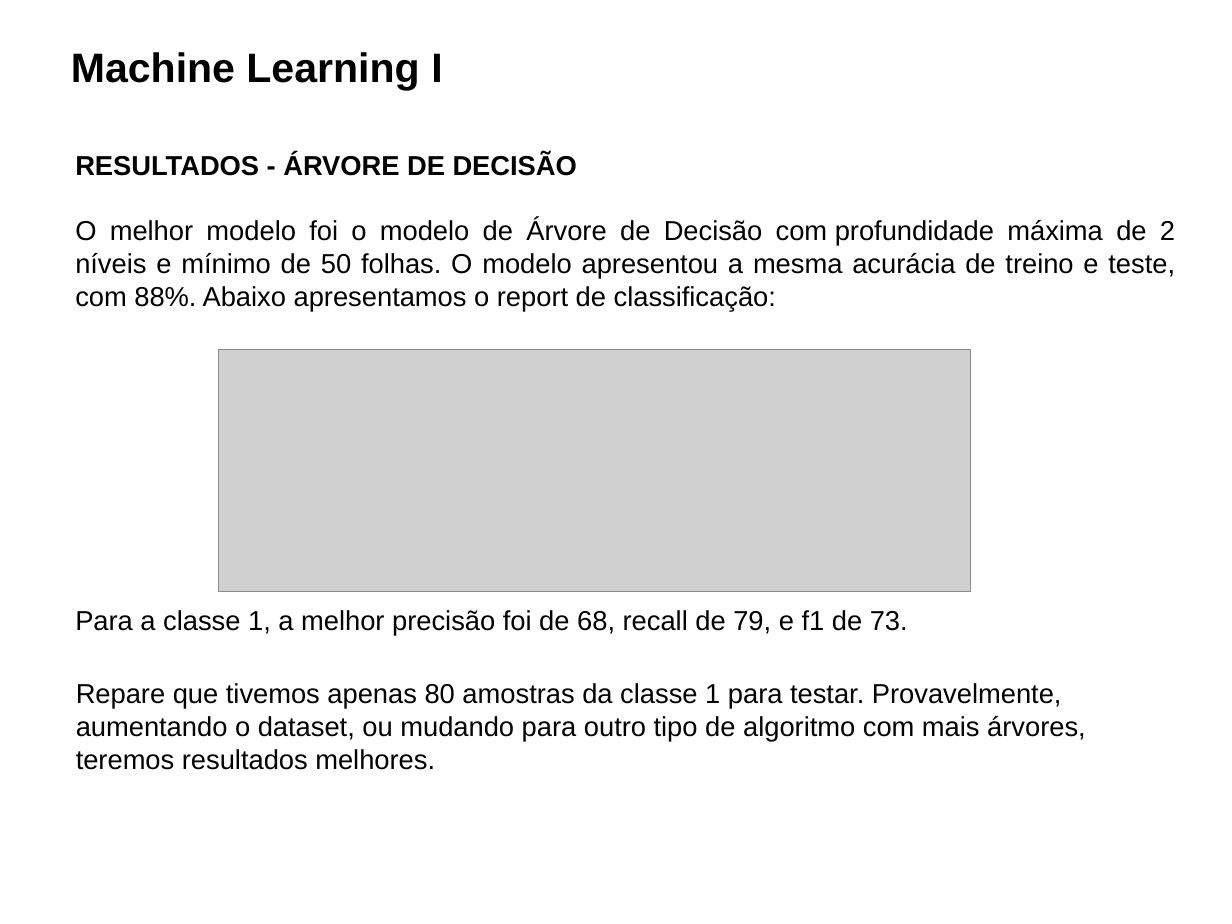
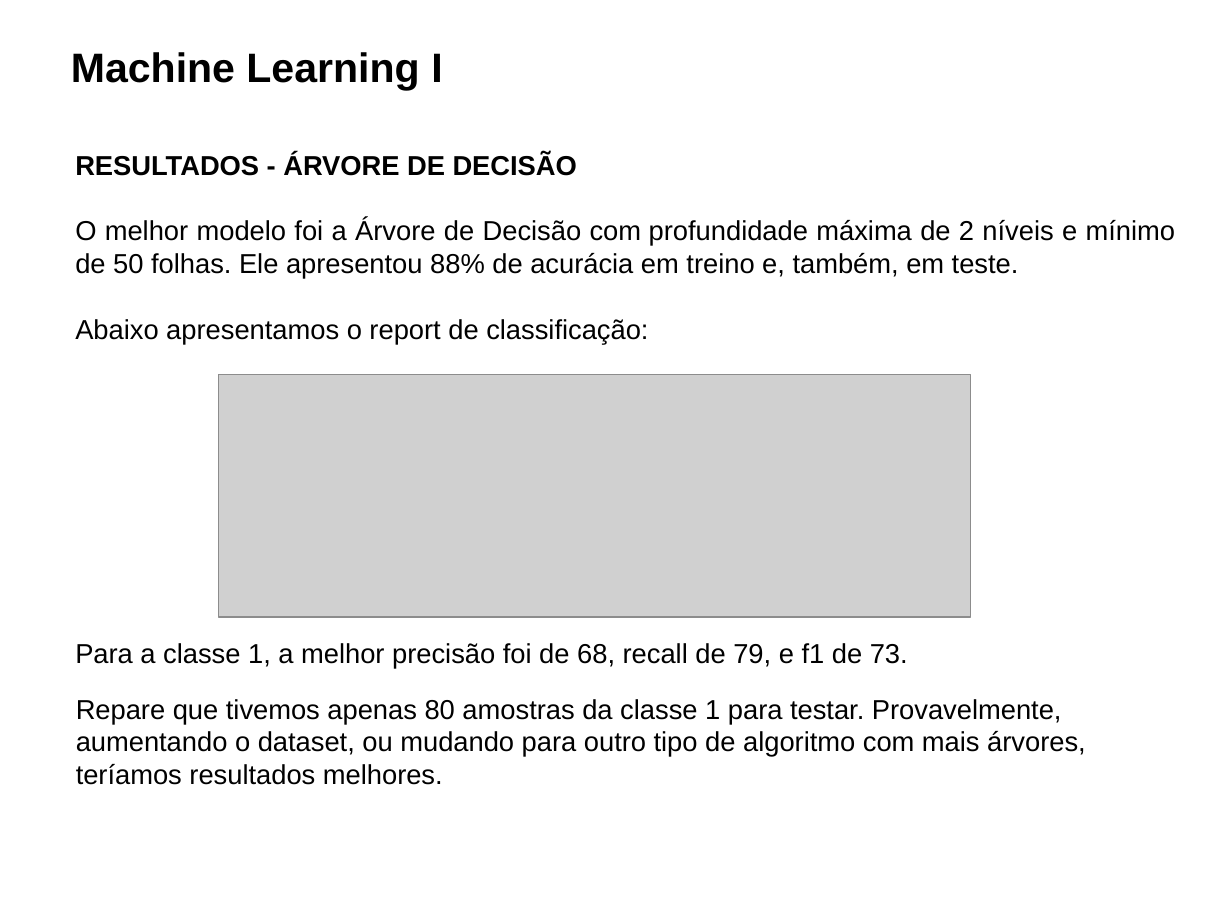
Before and after one commit to paciencia/moneyball_sandbox, a slide deck: slide 14 of slides/Atividade_02_problema_real_sem_ML.pptx (slide 9 before the commit). Drawn at 1232x924 pixels with LibreOffice and Linux fonts; fonts in the diff are those of the drawing; grey boxes stand for pictures; background and template pictures are left out. Boxes give left, top, right and bottom in pixels: in the first picture for what was removed or moved away, otherwise in the second. Text is boxed around its words. In the diff, an @@ line names an element or a change of style, - is before the commit and + after.

```diff
--- a/slides/Atividade_02_problema_real_sem_ML.pptx
+++ b/slides/Atividade_02_problema_real_sem_ML.pptx
@@ text at [75, 219, 1175, 345]: text changed @@
-O melhor modelo foi o modelo de Árvore de Decisão com profundidade máxima de 2 níveis e mínimo de 50 folhas. O modelo apresentou a mesma acurácia de treino e teste, com 88%. Abaixo apresentamos o report de classificação:
+O melhor modelo foi a Árvore de Decisão com profundidade máxima de 2 níveis e mínimo de 50 folhas. Ele apresentou 88% de acurácia em treino e, também, em teste.
+Abaixo apresentamos o report de classificação:
@@ picture: place and size @@
-picture at [218, 350, 971, 593]
+picture at [218, 375, 971, 617]
@@ text at [76, 699, 1086, 785]: text changed @@
-Repare que tivemos apenas 80 amostras da classe 1 para testar. Provavelmente, aumentando o dataset, ou mudando para outro tipo de algoritmo com mais árvores, teremos resultados melhores.
+Repare que tivemos apenas 80 amostras da classe 1 para testar. Provavelmente, aumentando o dataset, ou mudando para outro tipo de algoritmo com mais árvores, teríamos resultados melhores.
```
Also in this commit, not shown: 12 other slides changed.
